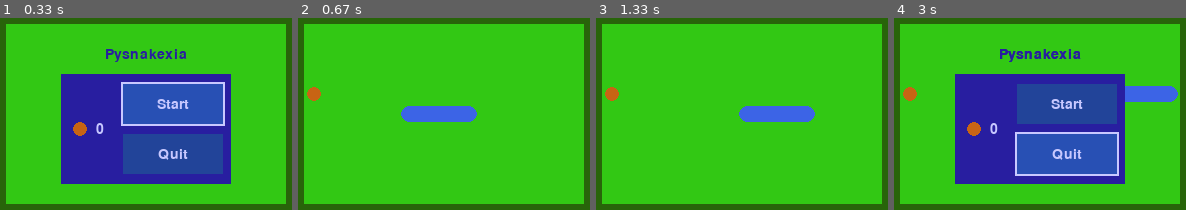
Above: before the commit, frames 1-4 (left to right).
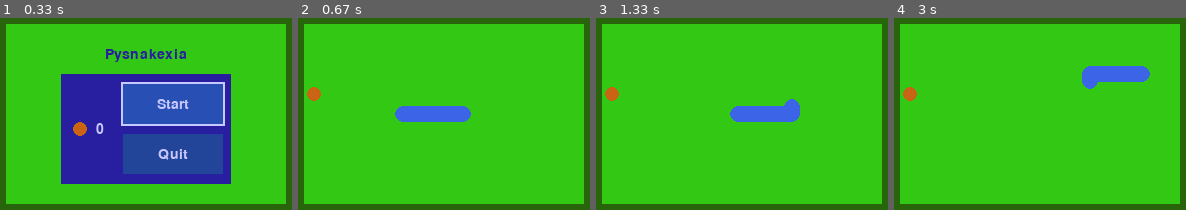
Above: after the commit, the same moments.

Repository: thornySoap/pysnakexia8
Game: pygame game, started from src/main/main.py
Same seed, same stepped clock (60 frames per second), same inputs: the game is played once before the commit and once after it.
Inputs:
- Up to frame 1 (0.33 s): no input
- Up to frame 2 (0.67 s): tap Enter at 0.33 s
- Up to frame 3 (1.33 s): hold Right 0.67-1.13 s; hold Up from 1.17 s (still down)
- Up to frame 4 (3 s): release Up at 1.63 s; hold Right 1.67-2.13 s; hold Left 2.17-2.7 s; hold Down from 2.73 s (still down)

Frame 1 is identical in both runs. In frame 2, 0.3% of the frame differs, in the area x 33-62%, y 45-55%; in frame 3, 0.8%; in frame 4, 37%, in the area x 20-98%, y 16-87%.

Commit message:
Make "Make speed adjustments work" commit work on Nspire

Diff:
--- a/src/main/main.py
+++ b/src/main/main.py
@@ -16,7 +16,7 @@
             return iter((self.d, self.a))
 
     def __init__(self):
-        self.FPS = 30
+        self.FPS = 16
         self.SCREEN_SIZE = Vector2(318, 212)
         self.FIELD_RECT = Rect(19, 16, 280, 180)
 
@@ -38,7 +38,7 @@
         self.GRID_RECT = Rect(0, 0, 14, 9)
         self.SQUARE_SIZE = 20
         self.SNAKE_RADIUS = 8
-        self.SNAKE_SPEED = 3  # High speed needs higher FPS
+        self.SNAKE_SPEED = 2.6  # High speed needs higher FPS
         self.APPLE_RADIUS = 7
 
         self.COLOR = {"bg": Color(40, 100, 10),
--- a/src/pygame/pygame.py
+++ b/src/pygame/pygame.py
@@ -232,6 +232,10 @@
     def __getattr__(self, name):
         if name == "topleft":
             return Vector2(self.x, self.y)
+        if name == "right":
+            return self.x + self.w
+        if name == "bottom":
+            return self.y + self.h
         elif name == "size":
             return Vector2(self.w, self.h)
 
